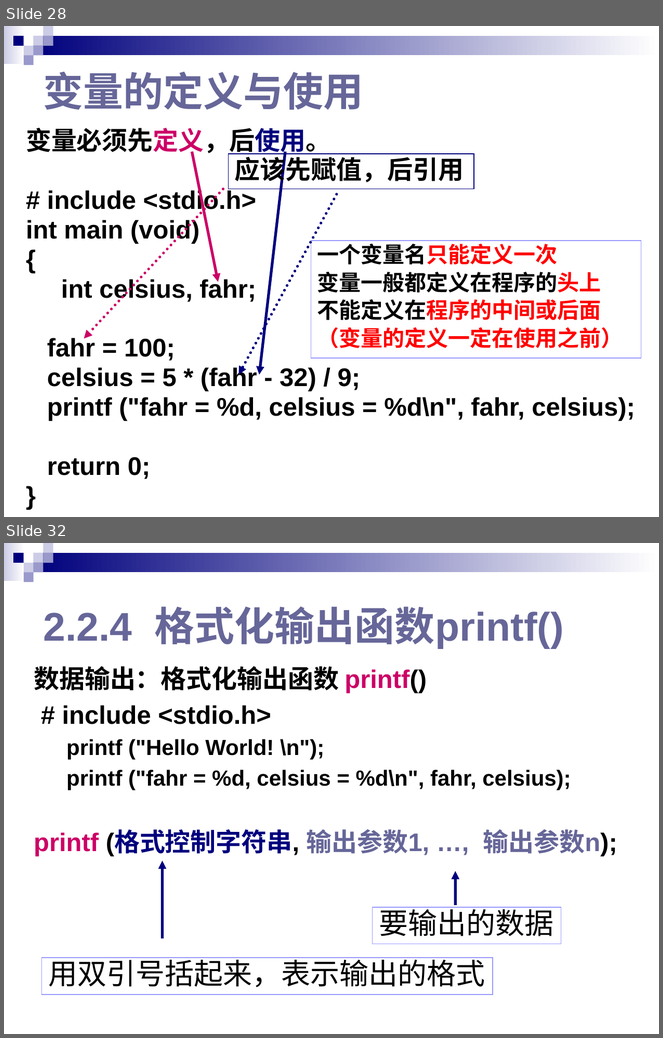
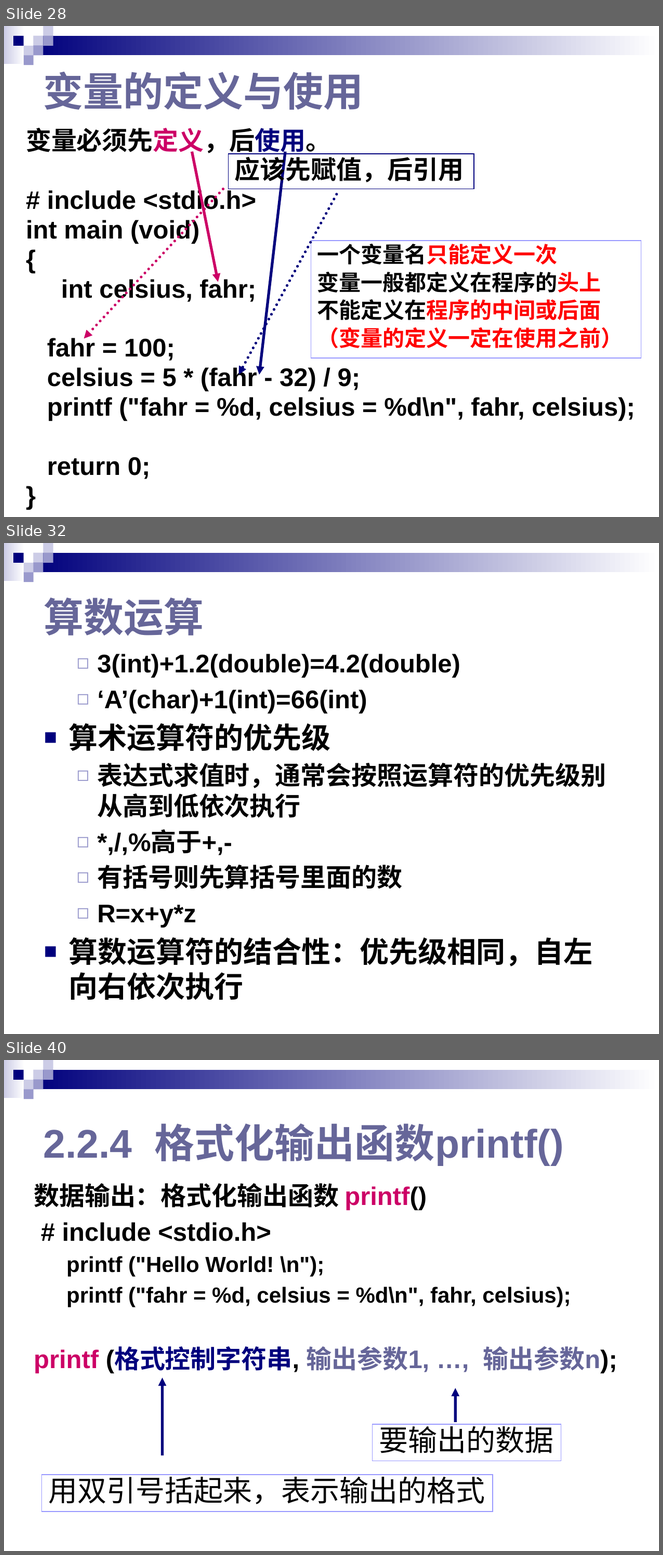
Before and after one commit to BruceY-rgb/sixingyangteaching-mkdocs, a slide deck: docs/day2/chap02用C语言编写程序.pptx. Shown one above the other, each under a label of ours: slides 28 and 32 before the commit, slides 28, 32 and 40 after it; the slides between them are not shown. The pictures are 663x1038 and 663x1555 pixels, drawn with LibreOffice and Linux fonts; fonts in the diff are those of the drawing. Boxes give left, top, right and bottom in pixels: in the first picture for what was removed or moved away, otherwise in the second. Text is boxed around its words. In the diff, an @@ line names an element or a change of style, - is before the commit and + after.

```diff
--- a/docs/day2/chap02用C语言编写程序.pptx
+++ b/docs/day2/chap02用C语言编写程序.pptx
@@ slide 32 added at (4, 543, 659, 1034), background #FFFFFF; not listed: 9 template elements that a slide beside it also shows @@
@@ title added at (44, 598, 204, 636), 44 pt, text #666699, bold @@
+算数运算
@@ text added at (68, 654, 606, 1001), 28 pt, text #000000, bold @@
+  ◻ 3(int)+1.2(double)=4.2(double)
+  ◻ ‘A’(char)+1(int)=66(int)
+■ 算术运算符的优先级
+  ◻ 表达式求值时，通常会按照运算符的优先级别从高到低依次执行
+  ◻ *,/,%高于+,-
+  ◻ 有括号则先算括号里面的数
+  ◻ R=x+y*z
+■ 算数运算符的结合性：优先级相同，自左向右依次执行
@@ what was slide 32 is now slide 40 @@
```
Also in this commit, not shown: 3 slides changed, 7 other slides added, 19 other files.
